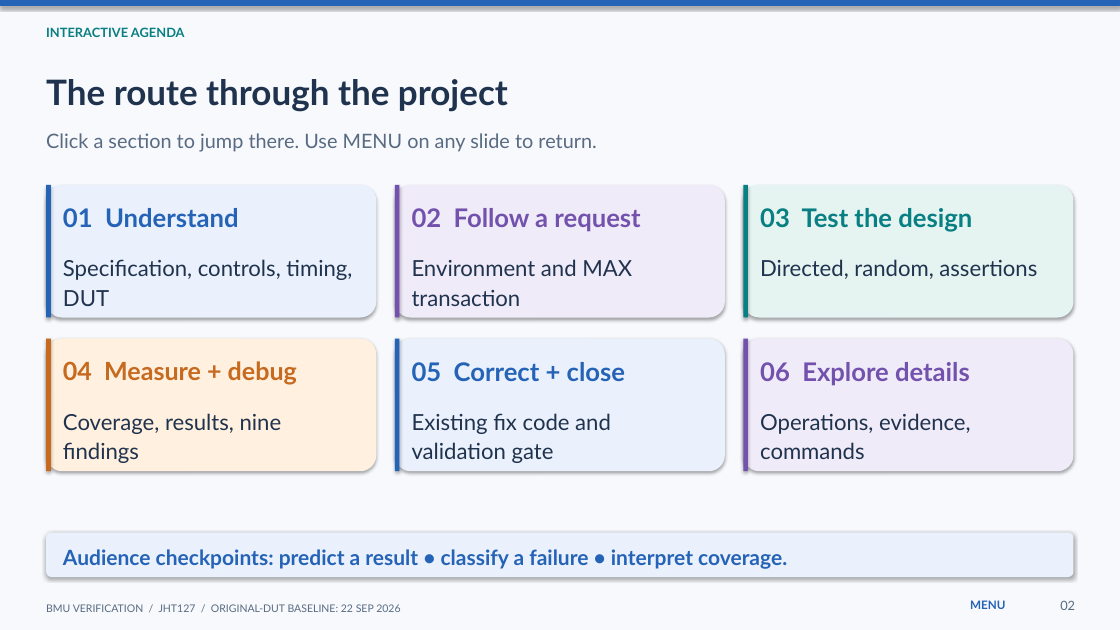
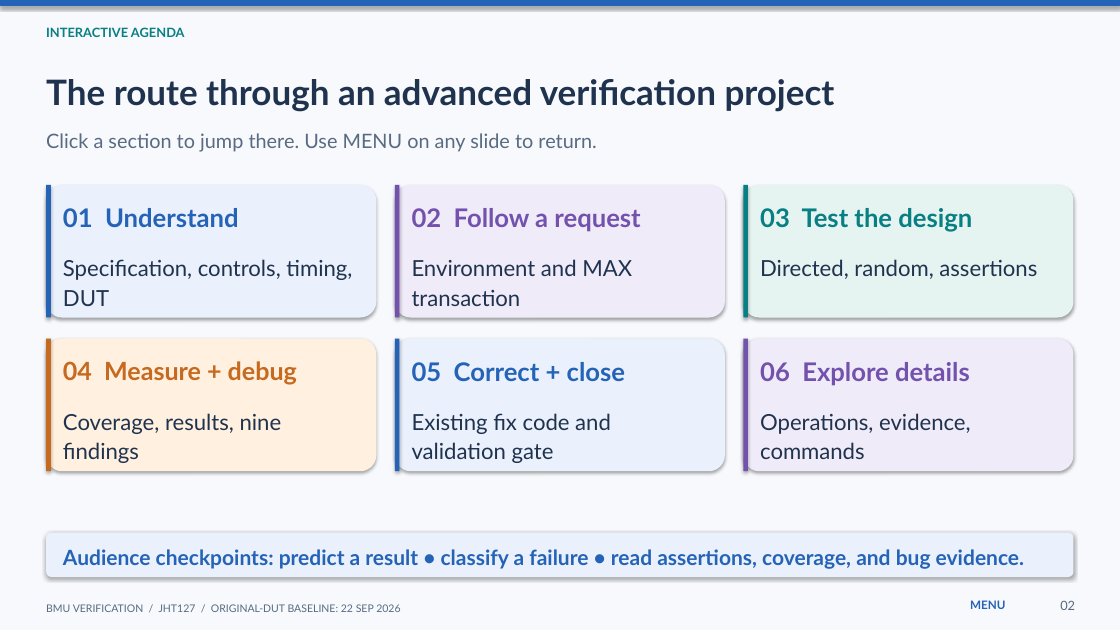
Before and after one commit to JHT127/riscv-bmu-verification, a slide deck: slide 2 of docs/09_presentation/Presentation_BMU_Verification.pptx. Drawn at 1120x630 pixels with LibreOffice and Linux fonts; fonts in the diff are those of the drawing. Boxes give left, top, right and bottom in pixels: in the first picture for what was removed or moved away, otherwise in the second. Text is boxed around its words. In the diff, an @@ line names an element or a change of style, - is before the commit and + after.

```diff
--- a/docs/09_presentation/Presentation_BMU_Verification.pptx
+++ b/docs/09_presentation/Presentation_BMU_Verification.pptx
@@ text at bbox=[46, 79, 835, 112]: text changed @@
-The route through the project
+The route through an advanced verification project
@@ text at bbox=[63, 549, 1024, 569]: text changed @@
-Audience checkpoints: predict a result • classify a failure • interpret coverage.
+Audience checkpoints: predict a result • classify a failure • read assertions, coverage, and bug evidence.
```
Also in this commit, not shown: 12 other slides changed.
